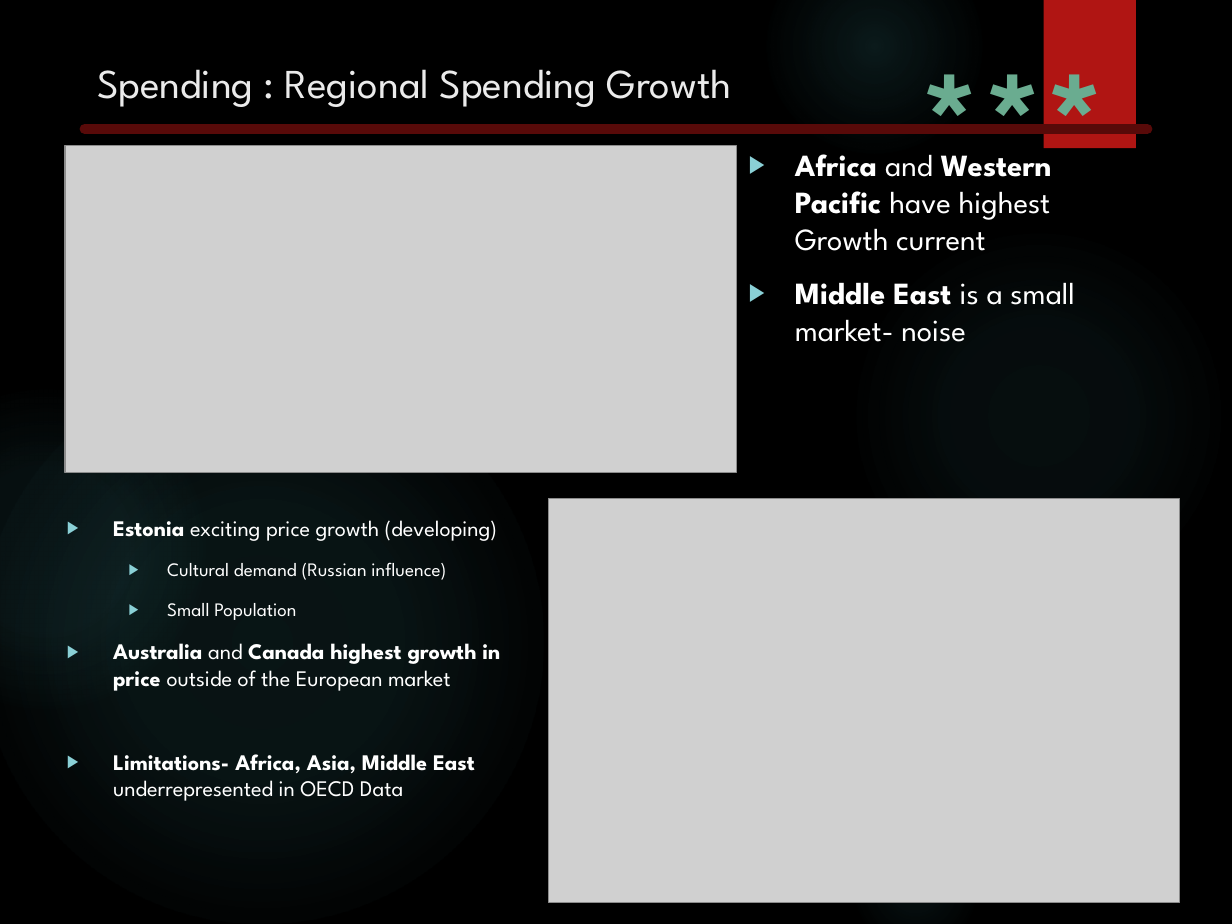
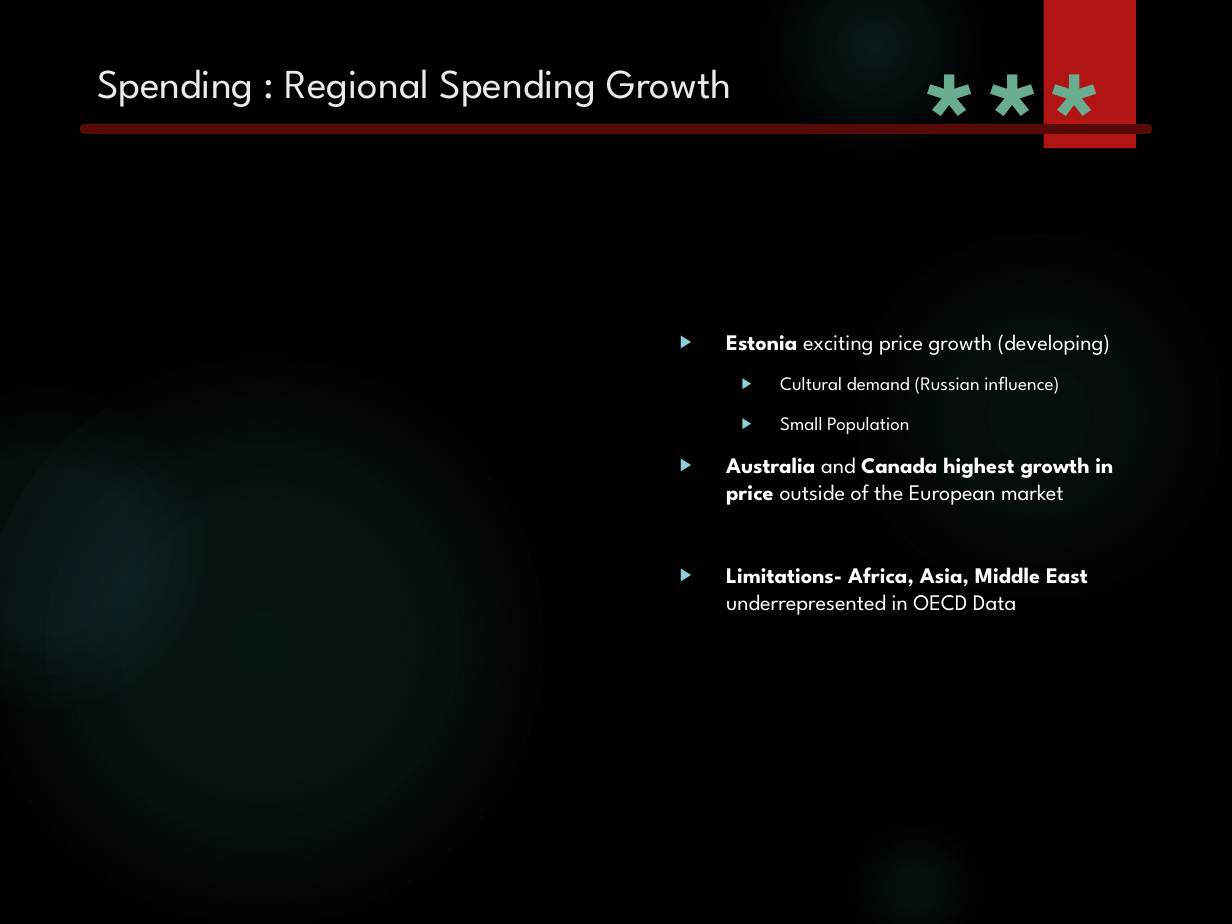
Before and after one commit to ThePennyGoblin/SMU_BootCamp_-Project_1, a slide deck: slide 10 of Marketing Analysis Deck v2024v2.pptx (slide 7 before the commit). Drawn at 1232x924 pixels with LibreOffice and Linux fonts; fonts in the diff are those of the drawing; grey boxes stand for pictures; background and template pictures are left out. Boxes give left, top, right and bottom in pixels: in the first picture for what was removed or moved away, otherwise in the second. Text is boxed around its words. In the diff, an @@ line names an element or a change of style, - is before the commit and + after.

```diff
--- a/Marketing Analysis Deck v2024v2.pptx
+++ b/Marketing Analysis Deck v2024v2.pptx
@@ picture removed at bbox=[65, 145, 737, 472] @@
@@ text removed at bbox=[795, 145, 1075, 342] @@
-▶ Africa and Western Pacific have highest Growth current
-▶ Middle East is a small market- noise
@@ text "Estonia exciting price growth (developing)": place and size @@
-text "Estonia exciting price growth (developing)" at bbox=[113, 520, 500, 801]
+text "Estonia exciting price growth (developing)" at bbox=[726, 334, 1113, 615]
@@ picture removed at bbox=[548, 499, 1179, 903] @@
```
Also in this commit, not shown: 8 other slides changed, 5 slides added, 3 slides removed, 20 other files.
